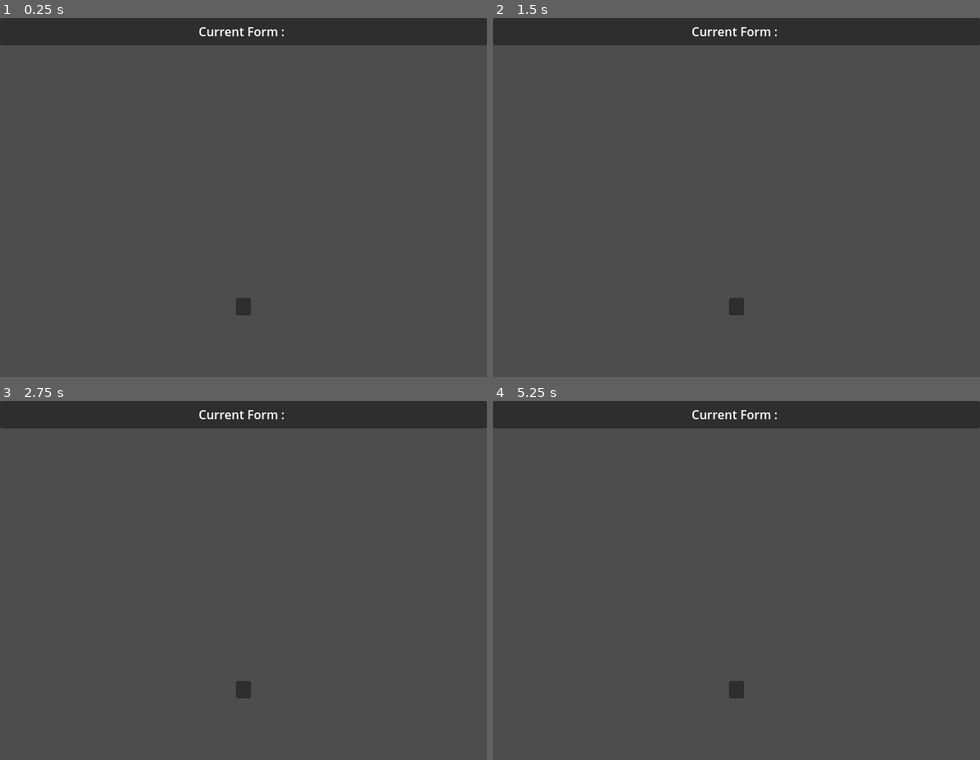
Above: before the commit, frames 1-4 (two rows, left to right).
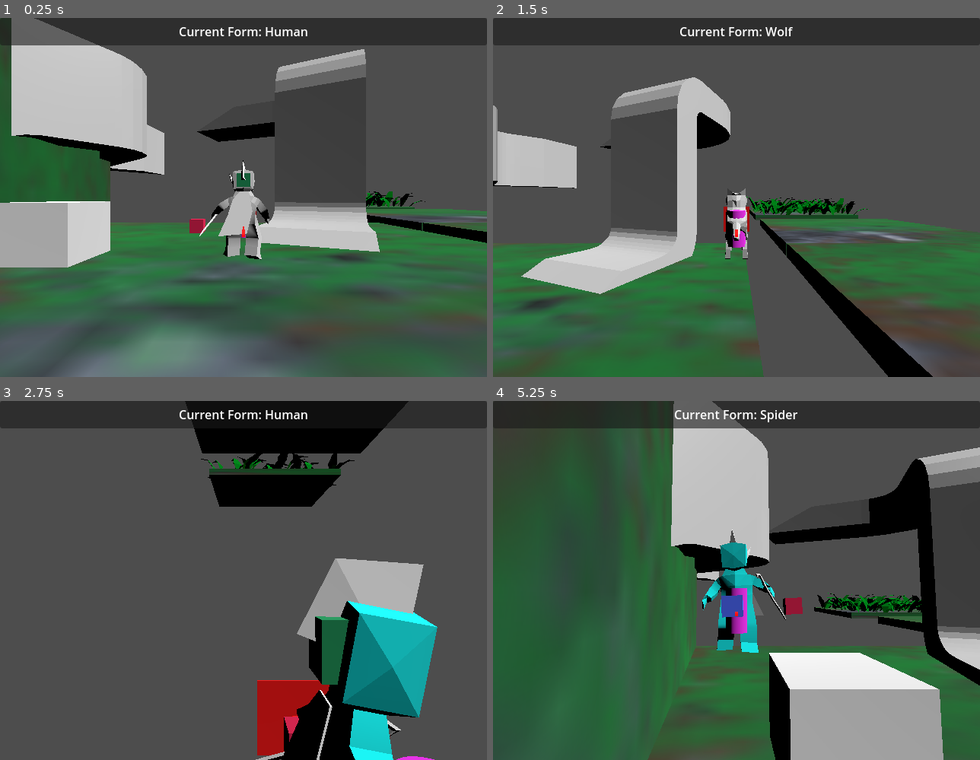
Above: after the commit, the same moments.

Repository: LettucePie/druid
Game: Godot game, scene res://playscenes/play_0.tscn
Same seed, same stepped clock (60 frames per second), same inputs: the game is played once before the commit and once after it.
Inputs (mouse positions are in pixels of both pictures, inside the frame that each line leads up to):
- Up to frame 1 (0.25 s): no input
- Up to frame 2 (1.5 s): tap Enter (ui_accept) at 0.5 s; move the mouse to (843, 179) at 0.52 s; hold D (move_right) 0.53-1.28 s; tap N (attack) at 0.6 s; tap Space (jump) at 0.77 s; tap Q (form_switcher) at 0.8, 1.35 s; move the mouse to (639, 215) at 1.27 s; hold S (move_down) from 1.28 s (still down)
- Up to frame 3 (2.75 s): tap Space (jump) at 1.52 s; tap N (attack) at 1.55 s; move the mouse to (292, 501) at 2.02 s; release S (move_down) at 2.03 s; hold D (move_right) from 2.03 s (still down); hold Right mouse button (aim) from 2.03 s (still down); tap Q (form_switcher) at 2.3 s
- Up to frame 4 (5.25 s): move the mouse to (712, 652) at 2.77 s; release D (move_right) at 2.78 s; release Right mouse button (aim) at 2.78 s; hold W (move_up) 2.78-3.53 s; tap N (attack) at 2.85, 4.55 s; tap Space (jump) at 3.02, 3.77, 4.52 s; move the mouse to (882, 634) at 3.52 s; hold A (move_left) 3.53-5.03 s; tap K (cam_down) at 3.6 s; tap Q (form_switcher) at 3.8 s; move the mouse to (590, 526) at 4.27 s; tap J (cam_left) at 4.35 s; move the mouse to (760, 580) at 5.02 s; hold S (move_down) from 5.03 s (still down); tap L (cam_right) at 5.1 s

The runs differ from the first frame. In frame 1, 45% of the frame differs, in the area x 0-100%, y 0-100%; in frame 2, 35%; in frame 3, 23%; in frame 4, 69%.
Error before the commit: Parse Error: Identifier "anim_tree" not declared in the current scope. (res://core/player.gd:271)

Commit message:
converted variable structures

Diff:
--- a/core/player.gd
+++ b/core/player.gd
@@ -20,15 +20,29 @@
 @onready var wolf_shape : CollisionShape3D = $wolf_shape
 ## Mesh / Animation Variables
 # Human
-@onready var human_node : Node3D = $human_mesh
-@onready var human_mesh : MeshInstance3D = $human_mesh/human_armature/Skeleton3D/human_mesh
+@onready var human_node : Node3D = $human_node
+@onready var human_mesh : MeshInstance3D = $human_node/human_armature/Skeleton3D/human_mesh
 @onready var human_animtree : AnimationTree = $human_animtree
-@onready var human_anim : AnimationPlayer = $human_mesh/AnimationPlayer
+@onready var human_anim : AnimationPlayer = $human_node/AnimationPlayer
 # Wolf
-@onready var wolf_node : Node3D = $wolf_mesh
-@onready var wolf_mesh : MeshInstance3D = $wolf_mesh/Armature/Skeleton3D/wolfmesh
+@onready var wolf_node : Node3D = $wolf_node
+@onready var wolf_mesh : MeshInstance3D = $wolf_node/Armature/Skeleton3D/wolfmesh
 @onready var wolf_animtree : AnimationTree = $wolf_animtree
-@onready var wolf_anim : AnimationPlayer = $wolf_mesh/AnimationPlayer
+@onready var wolf_anim : AnimationPlayer = $wolf_node/AnimationPlayer
+
+## Iterative Lists
+@onready var animtrees : Array = [
+	$human_animtree,
+	$wolf_animtree
+	]
+@onready var colshapes : Array = [
+	$human_shape,
+	$wolf_shape
+	]
+@onready var nodemeshes : Array = [
+	$human_node,
+	$wolf_node
+	]
 
 
 
@@ -68,6 +82,7 @@
 ## TODO replace animtree calls with current_anim calls
 var current_mesh : MeshInstance3D = human_mesh
 ## TODO replace human_mesh calls with current_mesh calls
+var current_node : Node3D = human_node
 var nearest_interactable : Interactable = null
 var nearby_interactables : Array = []
 var unlocked_skills
@@ -97,6 +112,9 @@
 
 
 func _ready():
+	current_anim = human_animtree
+	current_node = human_node
+	current_mesh = human_mesh
 	current_cam = get_viewport().get_camera_3d()
 	motion_mode = 0
 #	human_anim.play("walk")
@@ -110,11 +128,14 @@
 	if available_forms.has(form):
 		current_form = form
 	set_form_variables(form)
+	set_form_components(form)
 	emit_signal("report_current_form", form_as_string(form))
 
 
 func set_form_variables(form : Form):
 	if form == Form.HUMAN:
+		current_anim = human_animtree
+		current_mesh = human_mesh
 		motion_mode = 0
 		climb_angle = 0.45
 		floor_max_angle = climb_angle
@@ -124,6 +145,8 @@
 		form_mag_angle = 0.8
 		update_up(Vector3.UP)
 	if form == Form.SPIDER:
+		current_anim = human_animtree
+		current_mesh = human_mesh
 		motion_mode = 0
 		climb_angle = PI + (PI / 2)
 		floor_max_angle = climb_angle
@@ -134,6 +157,8 @@
 	if form == Form.RAT:
 		pass
 	if form == Form.WOLF:
+		current_anim = wolf_animtree
+		current_mesh = wolf_mesh
 		motion_mode = 0
 		climb_angle = 0.5
 		floor_max_angle = climb_angle
@@ -142,6 +167,31 @@
 		form_air_control = 1.0
 		form_mag_angle = 0.4
 		update_up(Vector3.UP)
+
+
+func set_form_components(form : Form):
+	for at in animtrees:
+		at.active = false
+	for cs in colshapes:
+		cs.disabled = true
+	for nm in nodemeshes:
+		nm.visible = false
+	if form == Form.HUMAN:
+		human_animtree.active = true
+		human_shape.disabled = false
+		human_node.visible = true
+	if form == Form.SPIDER:
+		human_animtree.active = true
+		human_shape.disabled = false
+		human_node.visible = true
+	if form == Form.RAT:
+		human_animtree.active = true
+		human_shape.disabled = false
+		human_node.visible = true
+	if form == Form.WOLF:
+		wolf_animtree.active = true
+		wolf_shape.disabled = false
+		wolf_node.visible = true
 
 
 func form_as_string(form : Form) -> String:
@@ -210,9 +260,9 @@
 
 
 func lerp_mesh(delta : float):
-	var mesh_t3 : Transform3D = $player_mesh.transform
+	var node_t3 : Transform3D = current_node.transform
 	var swiv_t3 : Transform3D = $swivel_ring.transform
-	$player_mesh.transform = mesh_t3.interpolate_with(swiv_t3, 0.25)
+	current_node.transform = node_t3.interpolate_with(swiv_t3, 0.25)
 
 
 func apply_jump_velocity(delta : float):
@@ -268,7 +318,7 @@
 		Input.get_axis("move_up", "move_down")).limit_length(1.0)
 
 	## Forward movement input length to anim_player
-	anim_tree.set_player_move(move_input_vec.length())
+	current_anim.set_player_move(move_input_vec.length())
 
 
 	## Orientate the input vector to the camera angle.
--- a/core/player.tscn
+++ b/core/player.tscn
@@ -137,12 +137,10 @@
 test_mat_a = SubResource("StandardMaterial3D_vqemf")
 test_mat_b = SubResource("StandardMaterial3D_byb3j")
 cam_distance_curve = SubResource("Curve_hyoh0")
-attack_chain = null
-attack_interrupt = null
 
 [node name="human_animtree" type="AnimationTree" parent="."]
 tree_root = SubResource("AnimationNodeBlendTree_yjsvj")
-anim_player = NodePath("../human_mesh/AnimationPlayer")
+anim_player = NodePath("../human_node/AnimationPlayer")
 advance_expression_base_node = NodePath("..")
 active = true
 parameters/blend_movement/blend_amount = 0
@@ -151,8 +149,9 @@
 
 [node name="wolf_animtree" type="AnimationTree" parent="."]
 tree_root = SubResource("AnimationNodeBlendTree_s5xfw")
-anim_player = NodePath("../wolf_mesh/AnimationPlayer")
+anim_player = NodePath("../wolf_node/AnimationPlayer")
 advance_expression_base_node = NodePath("..")
+script = ExtResource("2_4cmwe")
 
 [node name="human_shape" parent="." instance=ExtResource("5_fobq8")]
 
@@ -186,73 +185,73 @@
 transform = Transform3D(1, 0, 0, 0, 1, 0, 0, 0, 1, 0, 0.219787, -0.957368)
 shape = SubResource("BoxShape3D_apw7h")
 
-[node name="human_mesh" parent="." instance=ExtResource("2_dbf1p")]
-
-[node name="human_armature" parent="human_mesh" index="0"]
+[node name="human_node" parent="." instance=ExtResource("2_dbf1p")]
+
+[node name="human_armature" parent="human_node" index="0"]
 transform = Transform3D(-0.312618, 0, -2.73299e-08, 0, 0.312618, 0, 2.73299e-08, 0, -0.312618, 0, 0.143265, 0)
 
-[node name="Skeleton3D" parent="human_mesh/human_armature" index="0"]
-bones/0/position = Vector3(0, -0.143106, -0.10598)
+[node name="Skeleton3D" parent="human_node/human_armature" index="0"]
+bones/0/position = Vector3(0, -0.136105, -0.10598)
 bones/0/rotation = Quaternion(0.0914123, -0.00244562, -0.0016501, 0.995809)
-bones/1/rotation = Quaternion(-0.00923716, 0.0239067, 0.796913, 0.60355)
+bones/1/rotation = Quaternion(-0.0084251, 0.0274247, 0.796744, 0.603636)
 bones/2/rotation = Quaternion(0.0834039, -0.0313383, 0.324214, 0.941779)
 bones/3/rotation = Quaternion(0.317049, 0.0415371, 0.0138462, 0.947398)
-bones/5/rotation = Quaternion(-0.0216573, -0.0138685, 0.00391702, 0.999662)
+bones/5/rotation = Quaternion(-0.0165614, -0.0138733, 0.00382023, 0.999759)
 bones/6/rotation = Quaternion(-0.0150778, -3.56578e-05, -0.000320333, 0.999886)
 bones/10/position = Vector3(-0.34512, -0.192523, -0.00858107)
-bones/10/rotation = Quaternion(-0.215796, 0.244121, 0.943111, 0.0661636)
-bones/11/rotation = Quaternion(-0.394355, 0.00107483, -0.00281796, 0.918953)
+bones/10/rotation = Quaternion(-0.216187, 0.238496, 0.94455, 0.0648764)
+bones/11/rotation = Quaternion(-0.379712, 0.00102994, -0.00283464, 0.9251)
 bones/12/rotation = Quaternion(-0.0599468, -0.00843683, -0.742144, 0.667501)
-bones/13/rotation = Quaternion(-0.083705, -0.0217718, -0.264593, 0.960474)
+bones/13/rotation = Quaternion(-0.0852349, -0.0250014, -0.254789, 0.962909)
 bones/14/rotation = Quaternion(0.395912, -0.0344117, -0.113618, 0.910582)
 bones/17/position = Vector3(0.358753, -0.19082, -0.0116346)
-bones/17/rotation = Quaternion(0.0990861, 0.337372, 0.932299, -0.0847365)
-bones/18/rotation = Quaternion(-0.253747, -0.0953239, -0.0122582, 0.962484)
-
-[node name="ear_a" parent="human_mesh/human_armature/Skeleton3D" index="0"]
-transform = Transform3D(0.999448, -0.00253311, -0.0331121, -0.00110231, 0.994007, -0.109314, 0.0331906, 0.10929, 0.993456, 0.000675779, 1.69997, 0.182181)
+bones/17/rotation = Quaternion(0.10005, 0.326669, 0.936103, -0.0835957)
+bones/18/rotation = Quaternion(-0.237293, -0.0955191, -0.0106305, 0.966672)
+
+[node name="ear_a" parent="human_node/human_armature/Skeleton3D" index="0"]
+transform = Transform3D(0.999448, -0.00253311, -0.0331121, -0.00144064, 0.992841, -0.119437, 0.0331776, 0.119419, 0.99229, 0.000675778, 1.70599, 0.19018)
 bone_idx = 7
 
-[node name="hair_a" parent="human_mesh/human_armature/Skeleton3D" index="1"]
-transform = Transform3D(0.999448, -0.00253311, -0.0331121, -0.00110231, 0.994007, -0.109314, 0.0331906, 0.10929, 0.993456, 0.00858761, 2.11808, -0.0421778)
+[node name="hair_a" parent="human_node/human_armature/Skeleton3D" index="1"]
+transform = Transform3D(0.999448, -0.00253311, -0.0331121, -0.00144064, 0.992841, -0.119437, 0.0331776, 0.119419, 0.99229, 0.00858761, 2.12636, -0.0299037)
 bone_idx = 8
 
-[node name="cape" parent="human_mesh/human_armature/Skeleton3D" index="2"]
-transform = Transform3D(0.999449, -0.0329398, 0.00416954, 0.0331432, 0.997274, -0.0659295, -0.00198647, 0.0660314, 0.997816, -0.0395435, 1.20161, -0.3064)
+[node name="cape" parent="human_node/human_armature/Skeleton3D" index="2"]
+transform = Transform3D(0.999449, -0.0329398, 0.00416954, 0.0331617, 0.996549, -0.0760992, -0.00164846, 0.0761955, 0.997092, -0.0395435, 1.21264, -0.303456)
 bone_idx = 9
 
-[node name="staff_a" parent="human_mesh/human_armature/Skeleton3D" index="3"]
-transform = Transform3D(0.395844, -0.297264, 0.868874, 0.856326, 0.461224, -0.232331, -0.331682, 0.836006, 0.437127, 1.39206, 0.0355297, 0.208169)
+[node name="staff_a" parent="human_node/human_armature/Skeleton3D" index="3"]
+transform = Transform3D(0.376618, -0.304343, 0.874948, 0.863949, 0.456225, -0.21319, -0.33429, 0.836202, 0.43476, 1.4081, 0.0576588, 0.207162)
 bone_idx = 16
 
-[node name="standin_floor" parent="human_mesh" index="1"]
+[node name="standin_floor" parent="human_node" index="1"]
 visible = false
 
-[node name="AnimationPlayer" parent="human_mesh" index="2"]
+[node name="AnimationPlayer" parent="human_node" index="2"]
 reset_on_save = false
 libraries = {
 "": SubResource("AnimationLibrary_jxakw"),
 "coded": ExtResource("20_38tol")
 }
 
-[node name="normal_gizmo" type="Node3D" parent="human_mesh"]
-
-[node name="z" type="MeshInstance3D" parent="human_mesh/normal_gizmo"]
+[node name="normal_gizmo" type="Node3D" parent="human_node"]
+
+[node name="z" type="MeshInstance3D" parent="human_node/normal_gizmo"]
 transform = Transform3D(1, 0, 0, 0, 1, 0, 0, 0, 1, 0, 0, -0.707599)
 mesh = SubResource("BoxMesh_55uq3")
 skeleton = NodePath("../../..")
 
-[node name="y" type="MeshInstance3D" parent="human_mesh/normal_gizmo"]
+[node name="y" type="MeshInstance3D" parent="human_node/normal_gizmo"]
 transform = Transform3D(1, 0, 0, 0, 1, 0, 0, 0, 1, 0, 0.69777, 0.000264585)
 mesh = SubResource("BoxMesh_chb3p")
 skeleton = NodePath("../../..")
 
-[node name="x" type="MeshInstance3D" parent="human_mesh/normal_gizmo"]
+[node name="x" type="MeshInstance3D" parent="human_node/normal_gizmo"]
 transform = Transform3D(1, 0, 0, 0, 1, 0, 0, 0, 1, -0.708, 0, 0)
 mesh = SubResource("BoxMesh_aftjj")
 skeleton = NodePath("../../..")
 
-[node name="wolf_mesh" parent="." instance=ExtResource("23_4u3jf")]
+[node name="wolf_node" parent="." instance=ExtResource("23_4u3jf")]
 transform = Transform3D(-0.115452, 0, -1.00931e-08, 0, 0.115452, 0, 1.00931e-08, 0, -0.115452, 0, 0.075846, 0)
 
 [node name="cam_dial" type="Node3D" parent="."]
@@ -295,7 +294,7 @@
 [connection signal="body_exited" from="swivel_ring/hitbox_small" to="." method="_on_hitbox_detection" binds= [false, false]]
 [connection signal="body_entered" from="swivel_ring/hitbox_big" to="." method="_on_hitbox_detection" binds= [true, true]]
 [connection signal="body_exited" from="swivel_ring/hitbox_big" to="." method="_on_hitbox_detection" binds= [true, false]]
-[connection signal="animation_finished" from="human_mesh/AnimationPlayer" to="human_animtree" method="_on_animation_player_animation_finished"]
-
-[editable path="human_mesh"]
-[editable path="wolf_mesh"]
+[connection signal="animation_finished" from="human_node/AnimationPlayer" to="human_animtree" method="_on_animation_player_animation_finished"]
+
+[editable path="human_node"]
+[editable path="wolf_node"]
